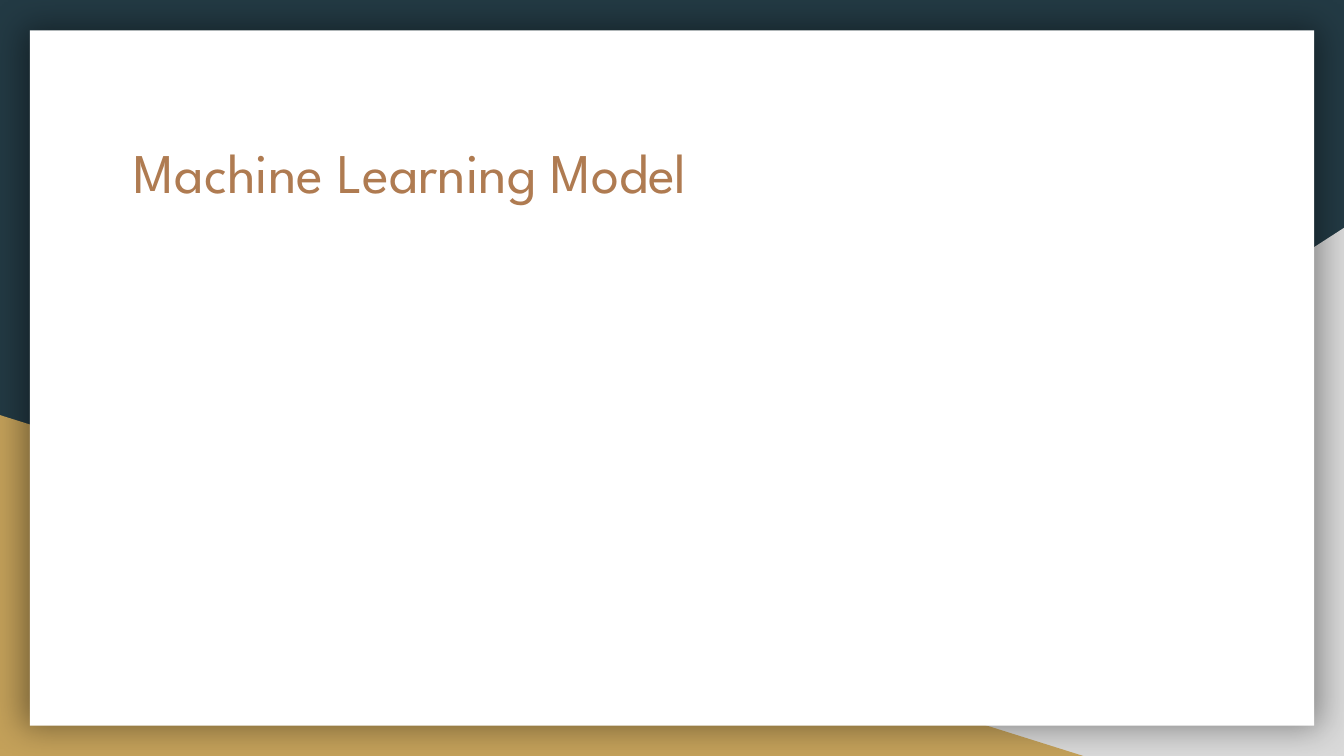
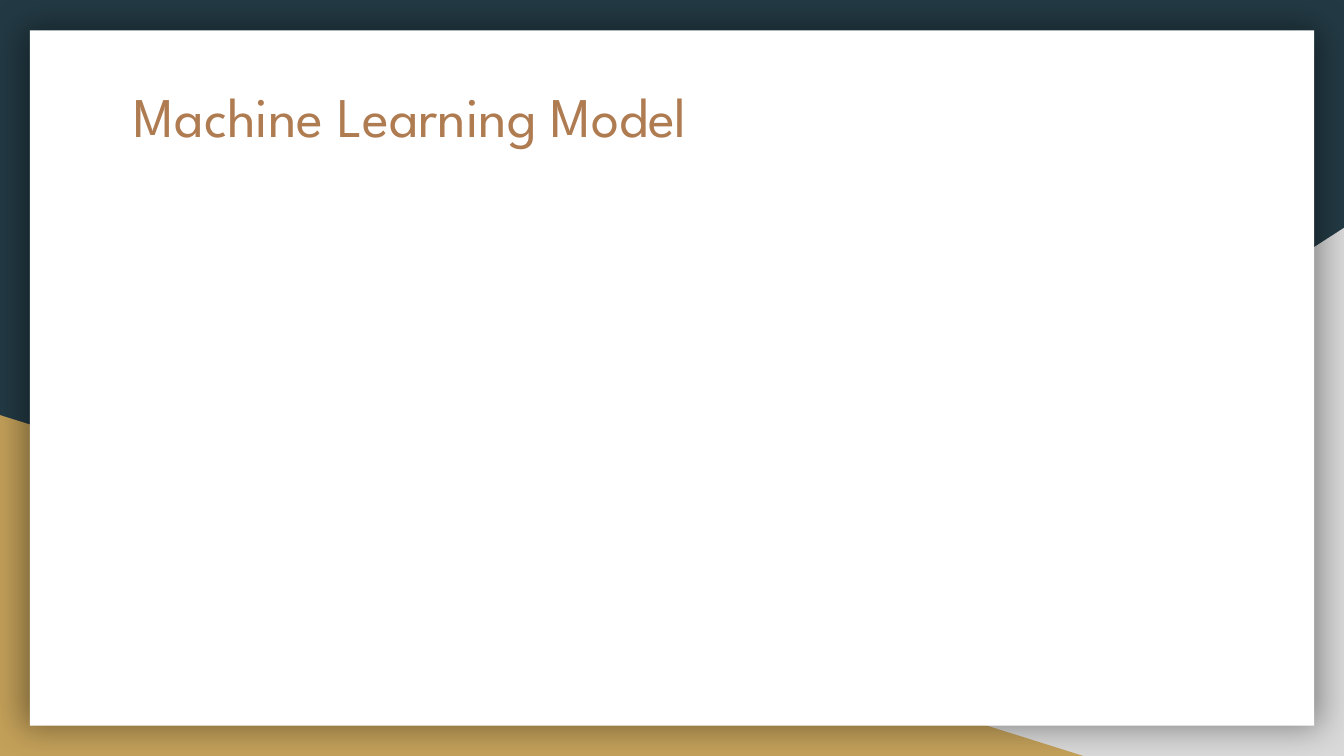
Before and after one commit to reachme1212/final_project, a slide deck: slide 4 of U_of_A Final Project.pptx. Drawn at 1344x756 pixels with LibreOffice and Linux fonts; fonts in the diff are those of the drawing. Boxes give left, top, right and bottom in pixels: in the first picture for what was removed or moved away, otherwise in the second. Text is boxed around its words. In the diff, an @@ line names an element or a change of style, - is before the commit and + after.

```diff
--- a/U_of_A Final Project.pptx
+++ b/U_of_A Final Project.pptx
@@ title "Machine Learning Model": place and size @@
-title "Machine Learning Model" at (134,154,687,206)
+title "Machine Learning Model" at (134,98,687,150)
```
Also in this commit, not shown: 1 other slide changed, 1 slide added, 1 slide removed.
